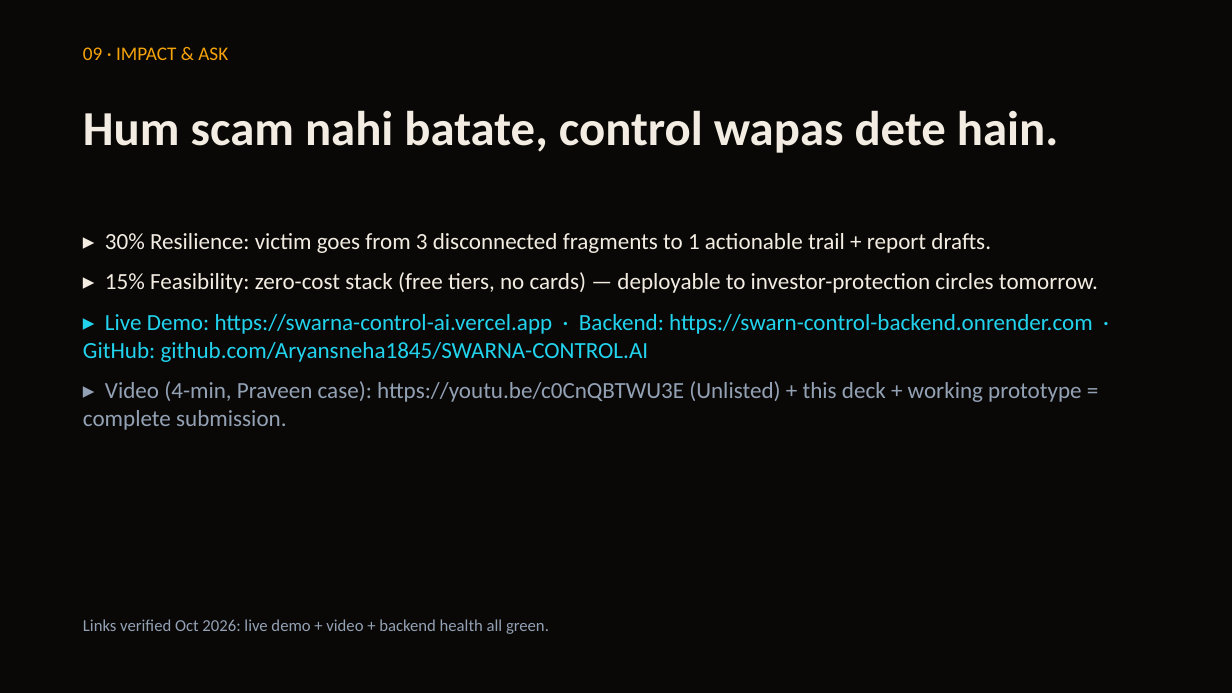
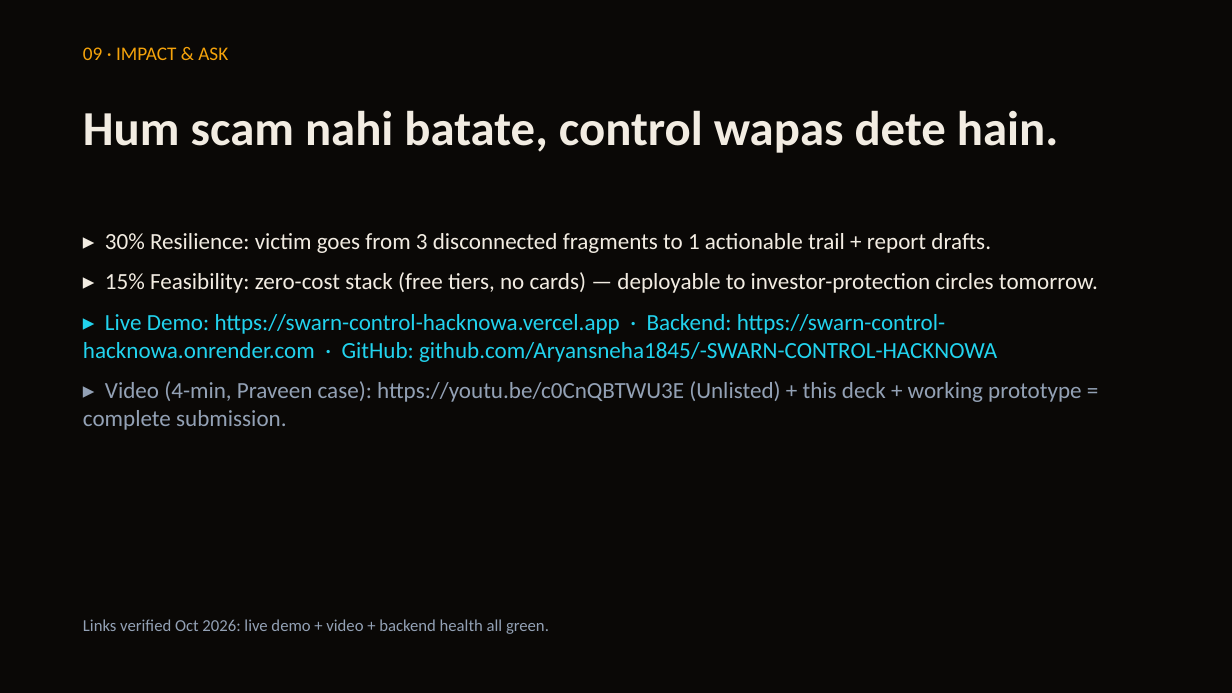
Before and after one commit to Aryansneha1845/-SWARN-CONTROL-HACKNOWA, a slide deck: slide 10 of SWARN-CONTROL.AI.pptx. Drawn at 1232x693 pixels with LibreOffice and Linux fonts; fonts in the diff are those of the drawing. Boxes give left, top, right and bottom in pixels: in the first picture for what was removed or moved away, otherwise in the second. Text is boxed around its words. In the diff, an @@ line names an element or a change of style, - is before the commit and + after.

Commit message:
HackNowa links live: README + slide 10 wired to hacknowa deploys, deck regenerated

```diff
--- a/SWARN-CONTROL.AI.pptx
+++ b/SWARN-CONTROL.AI.pptx
@@ text at (x1=83, y1=314, x2=997, y2=362): text changed @@
-▸ Live Demo: https://swarna-control-ai.vercel.app · Backend: https://swarn-control-backend.onrender.com · GitHub: github.com/Aryansneha1845/SWARNA-CONTROL.AI
+▸ Live Demo: https://swarn-control-hacknowa.vercel.app · Backend: https://swarn-control-hacknowa.onrender.com · GitHub: github.com/Aryansneha1845/-SWARN-CONTROL-HACKNOWA
```
Also in this commit, not shown: 1 other slide changed, 2 other files.
